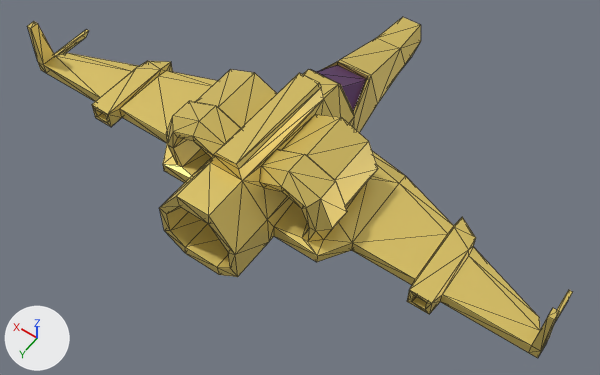
An edit to the glTF model LSS/ships/monarch.glb, drawn before and after from the same camera.
The view is the same before and after, from a 50 mm camera at (-3.49, 4.45, 7.15) aimed at (-0.25, -0.08, 0.04). The lights are fixed; the arrows at lower left show +X, +Y and +Z. The picture after the commit comes second. Mesh edges are drawn as thin lines. Where no turn or scale is listed for an object, it has been applied to the vertices.

In view in the first picture: 'Spaceship2'.
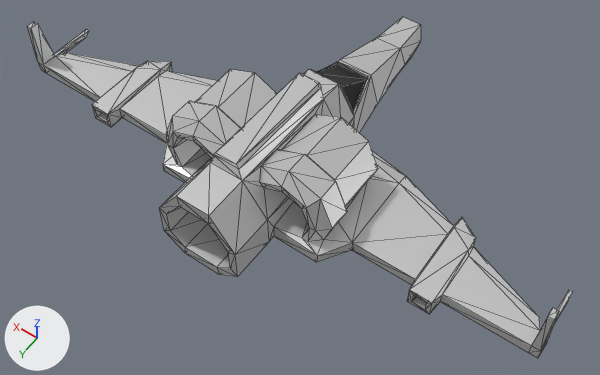
Location of each change, [x1, y1, x2, y2] in pixels of the pictures (600 x 375 px):
```json
{"object": "Spaceship2", "change": "recoloured", "before": [27, 17, 573, 358], "after": [27, 17, 573, 358], "on screen": "yellow to light grey"}
```

The change, as JSON lines over the scene's bpy script:
```json
{"op": "set", "path": "mat_white.base_color", "old": "(0.78, 0.6, 0.15)", "new": "(0.64, 0.64, 0.64)", "note": "yellow #e5cb6c -> light grey #d1d1d1"}
{"op": "set", "path": "mat_black.base_color", "old": "(0.14, 0.05, 0.18)", "new": "(0.0189, 0.0189, 0.0189)", "note": "dark purple #693f76 -> black #252525"}
```
